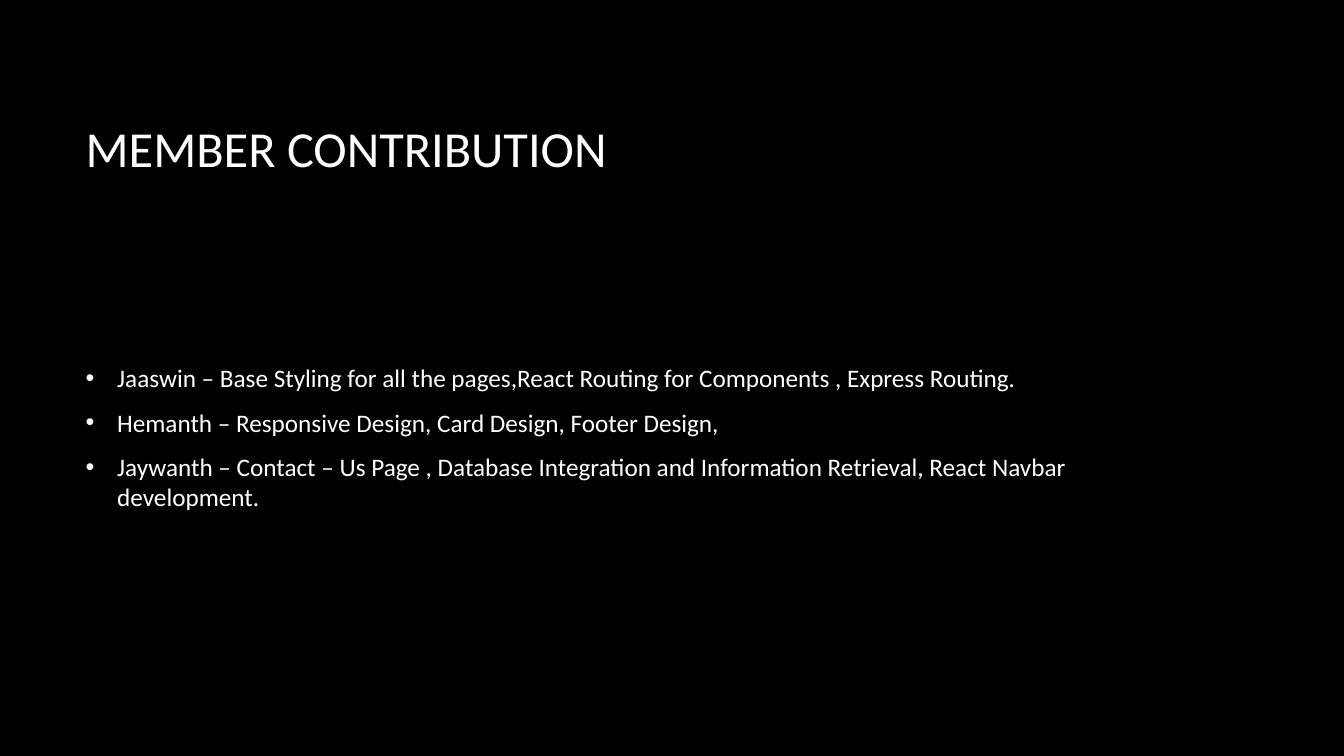
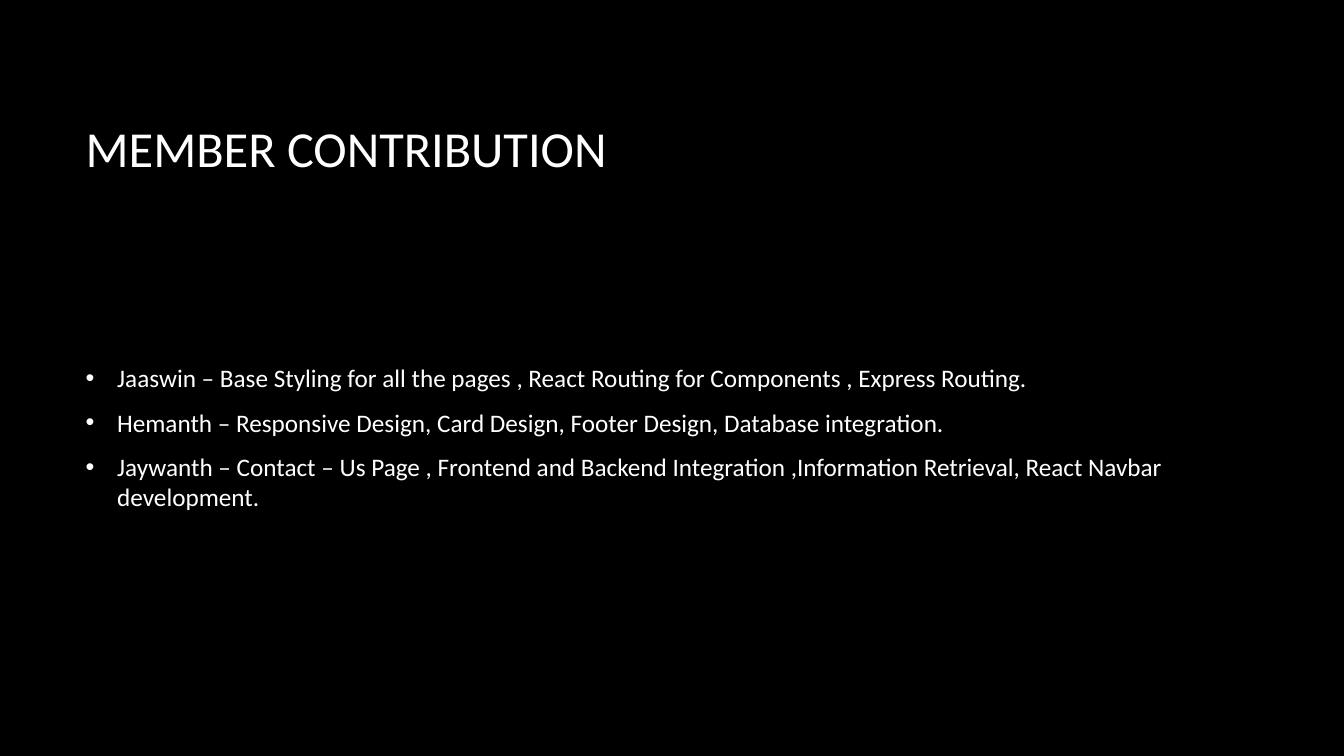
Before and after one commit to jaywanthgowda/Lensglow-WT-Project, a slide deck: slide 5 of WT_Presentation_Team2_SectionC(Lensglow).pptx (slide 4 before the commit). Drawn at 1344x756 pixels with LibreOffice and Linux fonts; fonts in the diff are those of the drawing; background and template pictures are left out. Boxes give left, top, right and bottom in pixels: in the first picture for what was removed or moved away, otherwise in the second. Text is boxed around its words. In the diff, an @@ line names an element or a change of style, - is before the commit and + after.

Commit message:
PPT Edit 1

```diff
--- a/WT_Presentation_Team2_SectionC(Lensglow).pptx
+++ b/WT_Presentation_Team2_SectionC(Lensglow).pptx
@@ text at box(117, 369, 1161, 510): text changed @@
-• Jaaswin – Base Styling for all the pages,React Routing for Components , Express Routing.
-• Hemanth – Responsive Design, Card Design, Footer Design,
-• Jaywanth – Contact – Us Page , Database Integration and Information Retrieval, React Navbar development.
+• Jaaswin – Base Styling for all the pages , React Routing for Components , Express Routing.
+• Hemanth – Responsive Design, Card Design, Footer Design, Database integration.
+• Jaywanth – Contact – Us Page , Frontend and Backend Integration ,Information Retrieval, React Navbar development.
```
Also in this commit, not shown: 2 other slides changed, 1 slide added.
